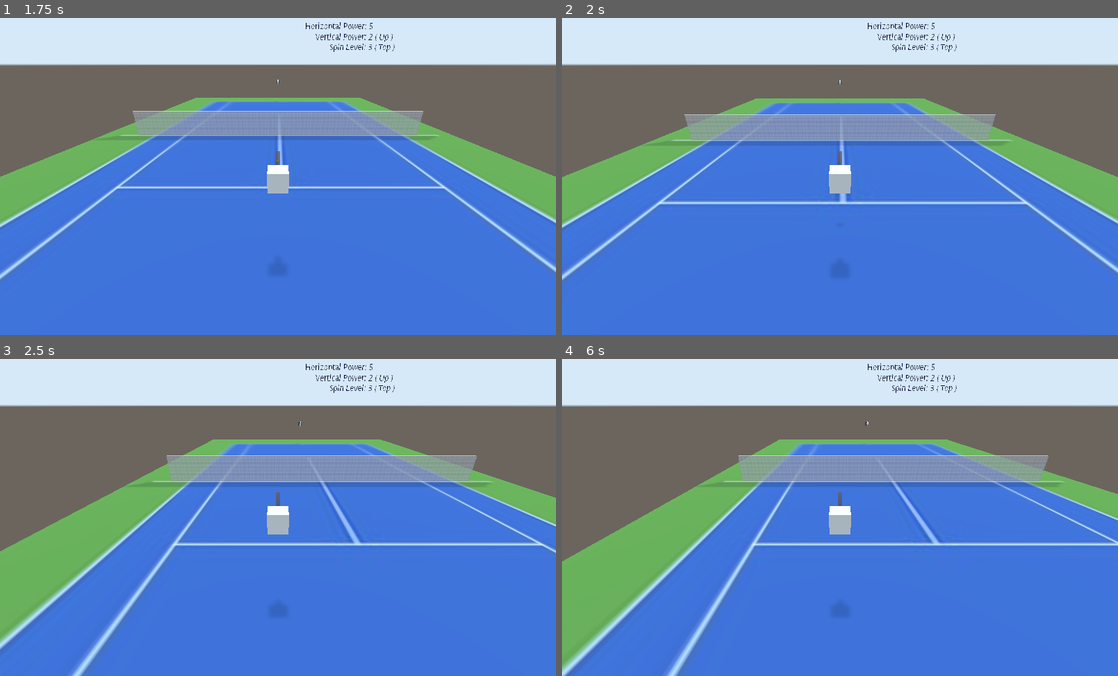
Above: before the commit, frames 1-4 (two rows, left to right).
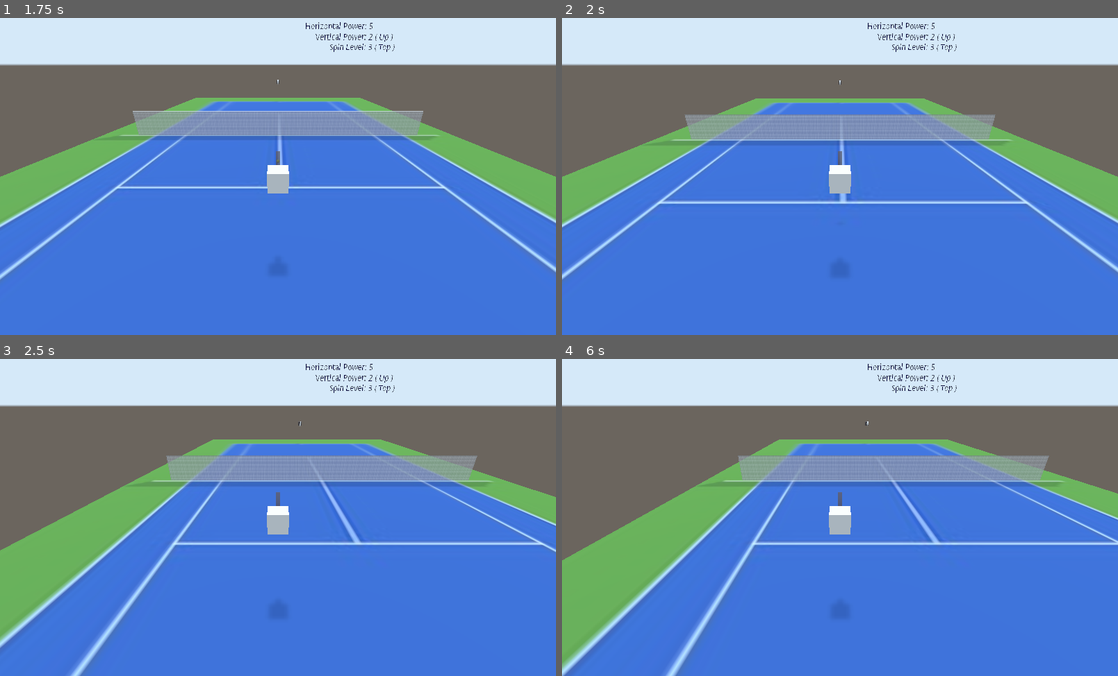
Above: after the commit, the same moments.

Repository: danielliao66/casual-tennis-3d
Game: Godot game, scene res://Spatial.tscn
The game is run twice, just before and just after one commit, with the same random seed, the same clock (stepped at 60 frames per second) and the same inputs.
Inputs:
- Up to frame 1 (1.75 s): tap Enter at 0.5 s; hold Up (ui_up) from 0.53 s (still down)
- Up to frame 2 (2 s): keep holding Up (ui_up)
- Up to frame 3 (2.5 s): release Up (ui_up) at 2.03 s; hold Left (ui_left) from 2.03 s (still down)
- Up to frame 4 (6 s): release Left (ui_left) at 3.53 s; hold Down (ui_down) 3.53-4.28 s; hold Right (ui_right) 4.28-5.03 s; hold Up (ui_up) 5.03-5.78 s; hold Right (ui_right) from 5.78 s (still down)

Frame 1 is identical in both runs. In frame 2, 1.1% of the frame differs, in the area x 0-100%, y 25-83%; in frame 3, 2.6%, in the area x 0-100%, y 25-100%; in frame 4, 2.5%.

Commit message:
change parameters

Diff:
--- a/Ball.gd
+++ b/Ball.gd
@@ -45,7 +45,7 @@
 				dv_y.x += 1.5
 			v += dv_xz + dv_y
 		else:
-			translation.y += 5
+			translation.y = 6
 	v.y += G * delta
 	if translation.z > 60 or translation.z < -60 or translation.x > 30 or translation.x < -30 or Input.is_action_pressed("ui_restart"):
 		translation = orig_pos
--- a/Computer.gd
+++ b/Computer.gd
@@ -14,9 +14,9 @@
 func _physics_process(delta):
 	if ball.v.z > 0:
 		v_inst = ball.translation - racquet.global_translation
-		v_inst.x *= 10
-		v_inst.y *= 10
-		v_inst.z *= 1e-2
+		v_inst.x *= 5
+		v_inst.y *= 0
+		v_inst.z *= 5e-1
 		move_and_collide(v_inst * delta);
 		if translation.z < 5:
 			translation.z = 5
--- a/Spatial.tscn
+++ b/Spatial.tscn
@@ -46,9 +46,9 @@
 [sub_resource type="SpatialMaterial" id=9]
 albedo_texture = ExtResource( 3 )
 
-[sub_resource type="CylinderShape" id=33]
+[sub_resource type="CapsuleShape" id=32]
+radius = 2.0
 height = 7.0
-radius = 2.0
 
 [sub_resource type="CubeMesh" id=12]
 size = Vector3( 1, 1, 1 )
@@ -72,9 +72,9 @@
 flags_transparent = true
 albedo_color = Color( 0.360784, 0.337255, 0.337255, 0.831373 )
 
-[sub_resource type="CylinderShape" id=32]
-height = 3.0
-radius = 6.0
+[sub_resource type="CapsuleShape" id=33]
+radius = 2.0
+height = 7.0
 
 [sub_resource type="CubeMesh" id=21]
 size = Vector3( 1, 1, 1 )
@@ -147,8 +147,8 @@
 script = ExtResource( 5 )
 
 [node name="CollisionShape" type="CollisionShape" parent="Player"]
-transform = Transform( 1, 0, 0, 0, 0.997354, -0.0726986, 0, 0.0726986, 0.997354, 0, 0, 2 )
-shape = SubResource( 33 )
+transform = Transform( 1, 0, 0, 0, -4.37114e-08, -1, 0, 1, -4.37114e-08, 0, 0, 2 )
+shape = SubResource( 32 )
 
 [node name="MeshInstance" type="MeshInstance" parent="Player"]
 mesh = SubResource( 12 )
@@ -175,8 +175,8 @@
 script = ExtResource( 6 )
 
 [node name="CollisionShape" type="CollisionShape" parent="Computer"]
-transform = Transform( 1, 0, 0, 0, 1, 0, 0, 0, 1, 0, 0, 1.702 )
-shape = SubResource( 32 )
+transform = Transform( 1, 0, 0, 0, -4.37114e-08, -1, 0, 1, -4.37114e-08, 0, 0, 1.702 )
+shape = SubResource( 33 )
 
 [node name="MeshInstance" type="MeshInstance" parent="Computer"]
 mesh = SubResource( 21 )
Not shown, changed: Casual Tennis.pck
Not shown, changed: Casual Tennis_linux.zip
Not shown, changed: Casual Tennis_windows.zip
